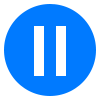
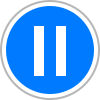
Two versions of the same layered image (100×100). Layer-by-layer changes:
added layer "Ellipse 1 Kopie" above "Ellipse 1" over (x1=0, y1=0, x2=100, y2=100)
painted on "Ellipse 1" over (x1=4, y1=4, x2=96, y2=96)
